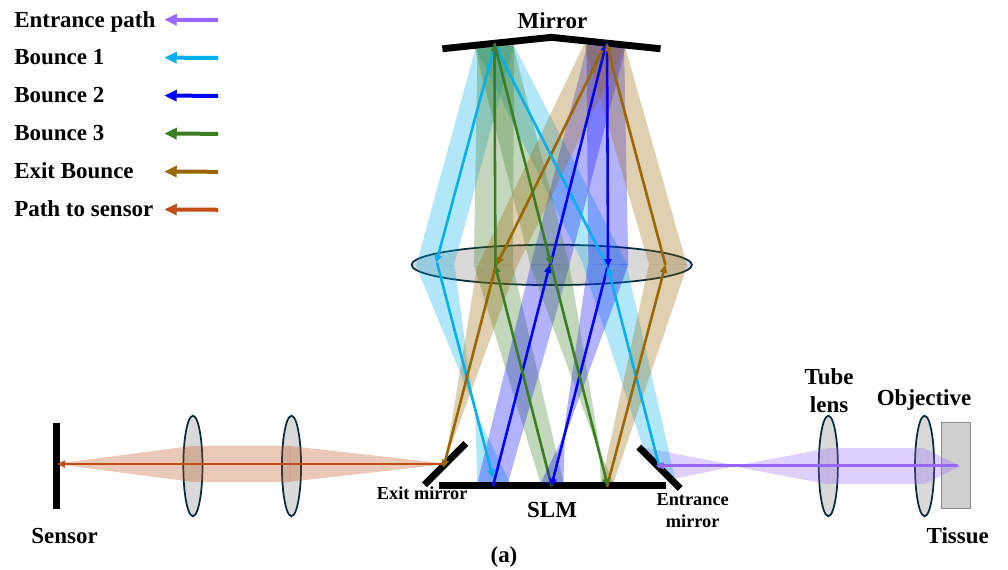
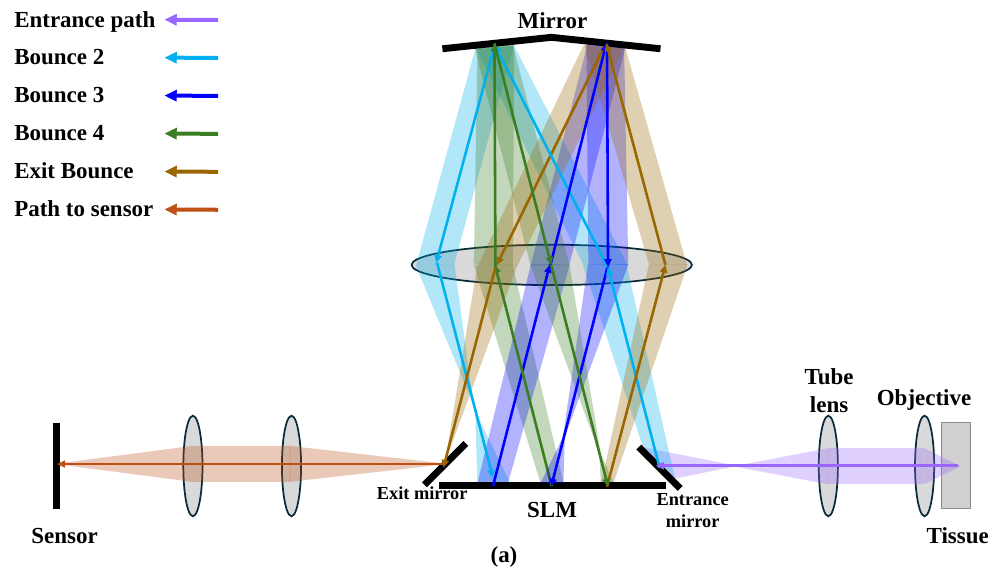
Before and after one commit to anatleving/NSFBSF_3D_DTWFS, a slide deck: slide 1 of figs/system/setup_rMPLC_xz.pptx. Drawn at 1008x570 pixels with LibreOffice and Linux fonts; fonts in the diff are those of the drawing; grey boxes stand for pictures. Boxes give left, top, right and bottom in pixels: in the first picture for what was removed or moved away, otherwise in the second. Text is boxed around its words. In the diff, an @@ line names an element or a change of style, - is before the commit and + after.

```diff
--- a/figs/system/setup_rMPLC_xz.pptx
+++ b/figs/system/setup_rMPLC_xz.pptx
@@ text at (x1=14, y1=48, x2=104, y2=65): text changed @@
-Bounce 1
+Bounce 2
@@ text at (x1=14, y1=86, x2=104, y2=103): text changed @@
-Bounce 2
+Bounce 3
@@ text at (x1=14, y1=125, x2=104, y2=141): text changed @@
-Bounce 3
+Bounce 4
```
Also in this commit, not shown: 3 other files.
